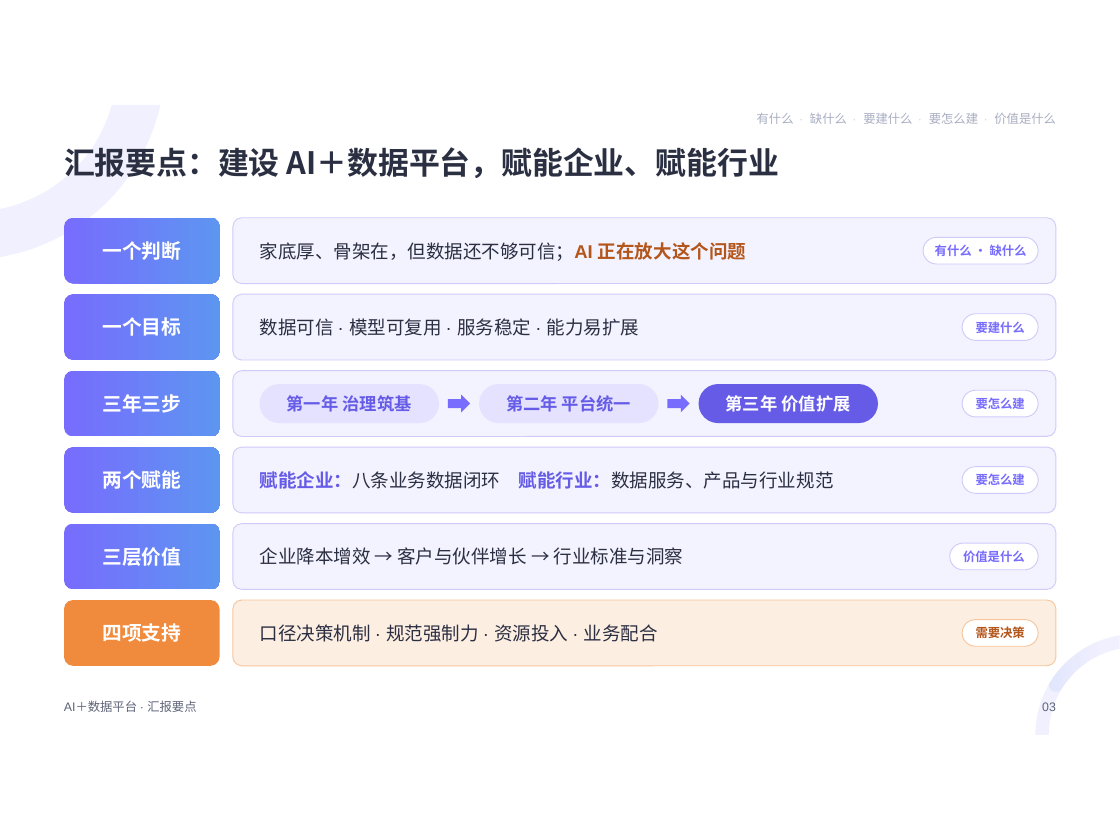
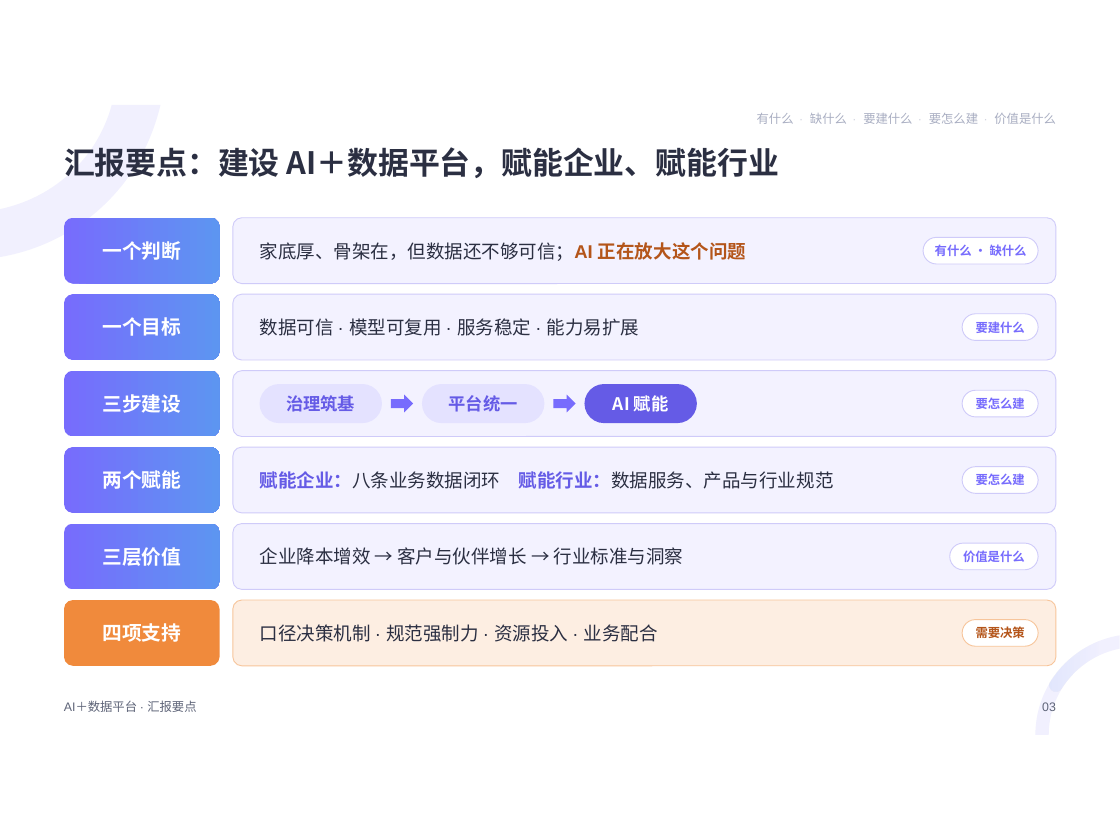
Before and after one commit to keanying/relevance, a slide deck: slide 3 of AI＋数据平台.pptx. Drawn at 1120x840 pixels with LibreOffice and Linux fonts; fonts in the diff are those of the drawing. Boxes give left, top, right and bottom in pixels: in the first picture for what was removed or moved away, otherwise in the second. Text is boxed around its words. In the diff, an @@ line names an element or a change of style, - is before the commit and + after.

```diff
--- a/AI＋数据平台.pptx
+++ b/AI＋数据平台.pptx
@@ rounded rectangle "治理筑基": place and size @@
-rounded rectangle "治理筑基" at (260,384,439,423)
+rounded rectangle "治理筑基" at (260,384,382,423)
@@ rounded rectangle "平台统一": place and size @@
-rounded rectangle "平台统一" at (479,384,659,423)
+rounded rectangle "平台统一" at (422,384,545,423)
@@ rounded rectangle "AI 赋能": place and size @@
-rounded rectangle "AI 赋能" at (699,384,878,423)
+rounded rectangle "AI 赋能" at (585,384,697,423)
@@ text in rounded rectangle at (102,394,181,413): text changed @@
-三年三步
+三步建设
@@ text in rounded rectangle at (286,395,355,412): text changed @@
-第一年 治理筑基
+治理筑基
@@ right arrow: place and size @@
-right arrow at (448,395,470,412)
+right arrow at (391,395,413,412)
@@ text in rounded rectangle at (449,395,518,412): text changed @@
-第二年 平台统一
+平台统一
@@ right arrow: place and size @@
-right arrow at (668,395,690,412)
+right arrow at (554,395,576,412)
@@ text in rounded rectangle at (613,395,669,412): text changed @@
-第三年 价值扩展
+AI 赋能
```
Also in this commit, not shown: 13 other slides changed, 1 other file.
